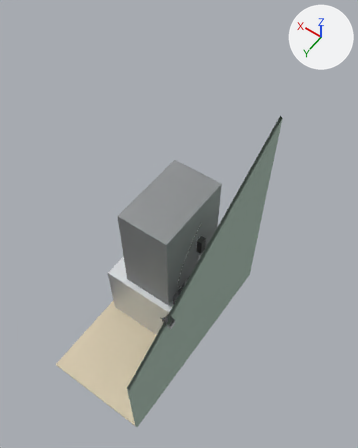
Before and after pictures for a commit that changed the glTF model condensate_pump.glb.
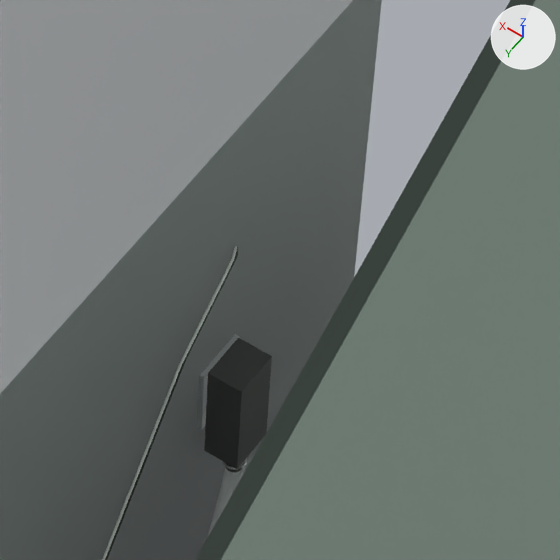
Each version is shown whole from a camera (50 mm lens) standing at (-1.463, 2.159, 4.288) and looking at (-0.148, 0.318, 1.395), then close up on the part from 47% to 69% of the width and 42% to 60% of the height. Every picture has the same lights, and +X, +Y and +Z are marked at upper right. The first two pictures are the older version. Everything nearer to the camera than a plane just in front of the edit is cut away. Where no turn or scale is listed for an object, it has been applied to the vertices. Vertices at exactly the same position are counted once.

The older version as bpy lines, for what is in view:
```python
me_ctx_trap = bpy.data.meshes.new('ctx_trap')
me_ctx_trap.from_pydata(...)  # a box spanning x -0.022..0.022, y -0.03..0.03, z -0.075..0.075, material slot 0; a 16-sided cylinder along z spanning x -0.011..0.011, y -0.011..0.011, z -0.12..-0.07, material slot 0; a box spanning x 0.024..0.03, y -0.035..0.035, z -0.03..0.07, material slot 1
me_ctx_trap.materials.append(mat_mat_ctx_trap)  # dark grey #505050
me_ctx_trap.materials.append(mat_mat_ctx_deck)  # light grey #d7dadd
me_ctx_wall = bpy.data.meshes.new('ctx_wall')
me_ctx_wall.from_pydata(...)  # a box spanning x -0.01..0.01, y -0.91..0.91, z -1.37..1.37
me_ctx_wall.materials.append(mat_mat_ctx_wall)  # grey #a2b6aa
me_inlet_hose = bpy.data.meshes.new('inlet_hose')
me_inlet_hose.from_pydata(...)  # 976 vertices, 1948 faces; spans x -0.294..-0.239, y 0.14..0.312, z 0.719..0.94
me_inlet_hose.materials.append(mat_mat_cp_vinyl)  # white #eaefef
me_safety_leads = bpy.data.meshes.new('safety_leads')
me_safety_leads.from_pydata(...)  # 2966 vertices, 5924 faces; spans x -0.258..-0.226, y 0.137..0.465, z 0.762..1.28
# faces by material slot: [2982, 2942]
me_safety_leads.materials.append(mat_mat_cp_lead_black)  # dark grey #383838
me_safety_leads.materials.append(mat_mat_cp_lead_white)  # white #f3f3f0
ob_ctx_trap = bpy.data.objects.new('ctx_trap', me_ctx_trap)
ob_ctx_trap.location = (-0.252, 0.157, 1.03)
ob_ctx_wall = bpy.data.objects.new('ctx_wall', me_ctx_wall)
ob_ctx_wall.location = (-0.467, 0.458, 1.372)
ob_inlet_hose = bpy.data.objects.new('inlet_hose', me_inlet_hose)
ob_inlet_hose.location = (0.0, 0.0, 0.0)
ob_safety_leads = bpy.data.objects.new('safety_leads', me_safety_leads)
ob_safety_leads.location = (0.0, 0.0, 0.0)
# also in view: 'ctx_cabinet' at (0.0, 0.214, 1.042)
```
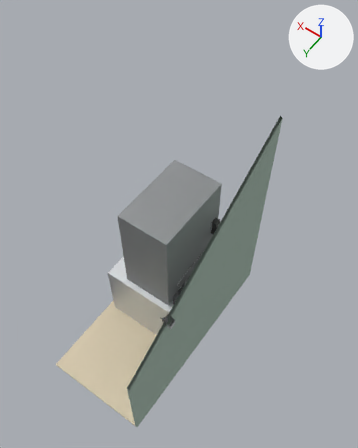
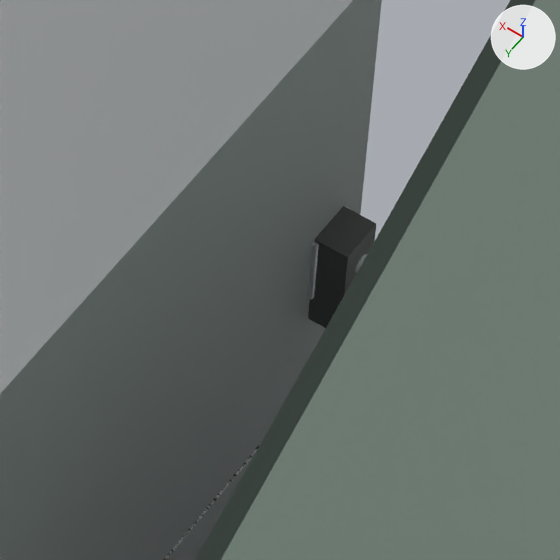
Where the change shows, as pixel boxes (x1, y1, x2, y2) in the close-ups (560 x 560 px; the box of a moved part takes in the faces that stretch with it):
'ctx_trap', reshaped, moved (8% narrower, 12% shorter): before (197, 334, 272, 473); after (307, 206, 376, 328)
'safety_leads', reshaped: before (102, 246, 238, 560); after (163, 440, 263, 560)
'inlet_hose', reshaped (mostly hidden afterwards): before (205, 460, 246, 542); after (355, 254, 367, 274)
part 1 of me_ctx_trap, moved or reshaped (not visible afterwards): before (225, 463, 242, 473)
part 2 of me_ctx_trap, moved or reshaped: before (197, 334, 240, 430); after (307, 206, 350, 300)

The edits, one by one:
me_ctx_trap is used by ob_ctx_trap; location (-0.252, 0.157, 1.03).
me_ctx_trap had 48 vertices, 84 faces and spanned x -0.022..0.03, y -0.035..0.035, z -0.12..0.075.
me_ctx_trap now has 48 vertices, 84 faces and spans x -0.022..0.023, y -0.035..0.035, z -0.075..0.075.
me_ctx_trap part 1: the loose piece of 32 vertices spanning x -0.011..0.011, y -0.011..0.011, z -0.12..-0.07 is moved by (0.0, 0.0, 0.144).
me_ctx_trap part 2: the loose piece of 8 vertices spanning x 0.024..0.03, y -0.035..0.035, z -0.03..0.07 is moved by (-0.007, 0.0, 0.0).
me_inlet_hose is used by ob_inlet_hose; location (0.0, 0.0, 0.0).
me_inlet_hose had 976 vertices, 1948 faces and spanned x -0.294..-0.239, y 0.14..0.312, z 0.719..0.94.
me_inlet_hose now has 976 vertices, 1948 faces and spans x -0.335..-0.234, y -0.085..0.312, z 0.718..1.071.
me_inlet_hose part 3: 976 of 976 vertices moved; they spanned x -0.294..-0.239, y 0.14..0.312, z 0.719..0.94 and now span x -0.335..-0.234, y -0.085..0.312, z 0.718..1.071; mean shift (-0.025, -0.114, 0.082).
me_safety_leads is used by ob_safety_leads; location (0.0, 0.0, 0.0).
me_safety_leads had 2966 vertices, 5924 faces and spanned x -0.258..-0.226, y 0.137..0.465, z 0.762..1.28.
me_safety_leads now has 3612 vertices, 7244 faces and spans x -0.258..-0.219, y -0.098..0.465, z 0.762..0.834.
me_safety_leads part 4: 48 vertices moved within x -0.255..-0.232, y 0.453..0.465, z 0.769..0.806; 2827 vertices removed from x -0.258..-0.226, y 0.137..0.465, z 0.762..1.28; 3473 vertices added at x -0.258..-0.219, y -0.098..0.465, z 0.762..0.834.
Object 'ctx_trap' (ob_ctx_trap) moves from (-0.252, 0.157, 1.03) to (-0.245, -0.069, 1.03).
